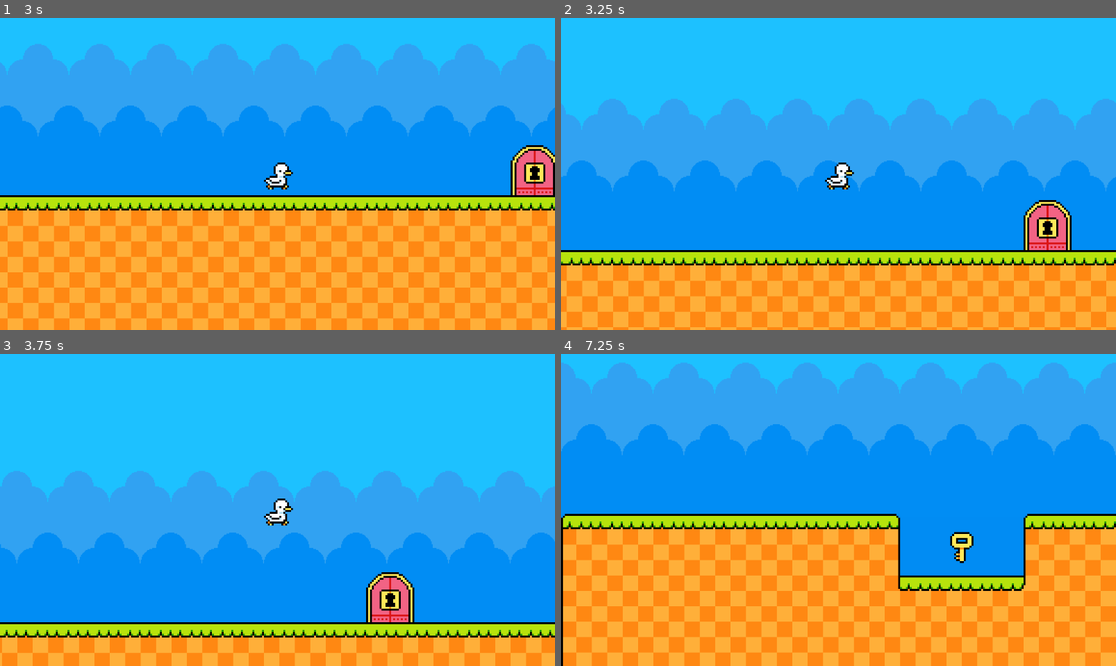
Above: before the commit, frames 1-4 (two rows, left to right).
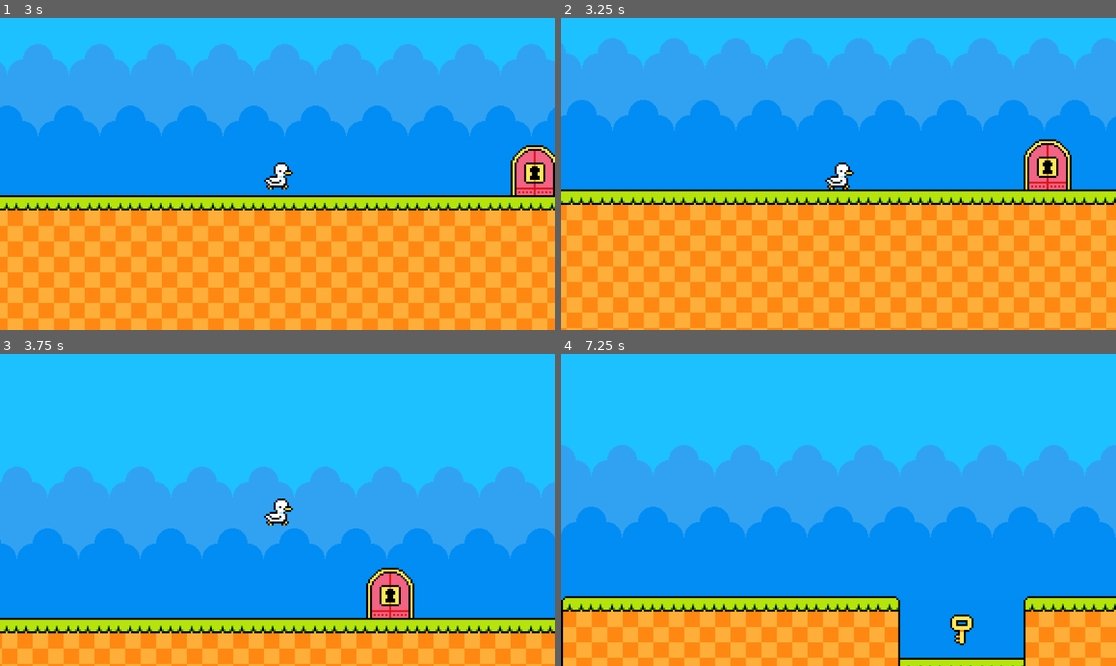
Above: after the commit, the same moments.

Repository: Juandbpimentel/ProjetosEstudo-GameDevClub
Game: Godot game, scene res://Scenes/world1.tscn
Two runs of this game, one before a commit and one after it. Both use one fixed random seed, a clock stepped at 60 frames per second and the inputs below.
Inputs:
- Up to frame 1 (3 s): tap Enter at 0.5 s; hold Space 0.53-1.28 s; hold Right (ui_right) 0.53-2.03 s; tap Space at 1.35, 1.52, 1.82, 2.85 s; hold Left (ui_left) 2.03-2.78 s; hold Space 2.03-2.78 s; hold Right (ui_right) from 2.78 s (still down)
- Up to frame 2 (3.25 s): keep holding Right (ui_right); tap Space at 3.02 s
- Up to frame 3 (3.75 s): keep holding Right (ui_right); tap Space at 3.32 s; hold Space from 3.53 s (still down)
- Up to frame 4 (7.25 s): release Right (ui_right) at 4.28 s; release Space at 4.28 s; hold Left (ui_left) 4.28-5.03 s; tap Space at 4.35, 4.52, 4.82, 5.85, 6.02, 6.32 s; hold Right (ui_right) 5.03-5.78 s; hold Space 5.03-5.78 s; hold Left (ui_left) from 5.78 s (still down); hold Space from 6.53 s (still down)

Frame 1 is identical in both runs. In frame 2, 63% of the frame differs, in the area x 0-100%, y 6-100%; in frame 3, 9.9%; in frame 4, 85%, in the area x 0-100%, y 2-100%.

Commit message:
fix - Correções no script de pulo do Player

Diff:
--- a/Scenes/door.tscn
+++ b/Scenes/door.tscn
@@ -6,8 +6,8 @@
 [sub_resource type="RectangleShape2D" id="RectangleShape2D_6qil0"]
 size = Vector2(25, 24)
 
-[sub_resource type="Animation" id="Animation_tw8u2"]
-resource_name = "close"
+[sub_resource type="Animation" id="Animation_beph0"]
+length = 0.001
 tracks/0/type = "value"
 tracks/0/imported = false
 tracks/0/enabled = true
@@ -21,8 +21,8 @@
 "values": [0]
 }
 
-[sub_resource type="Animation" id="Animation_beph0"]
-length = 0.001
+[sub_resource type="Animation" id="Animation_tw8u2"]
+resource_name = "close"
 tracks/0/type = "value"
 tracks/0/imported = false
 tracks/0/enabled = true
--- a/Scenes/player.tscn
+++ b/Scenes/player.tscn
@@ -19,23 +19,6 @@
 "transitions": PackedFloat32Array(1),
 "update": 1,
 "values": [0]
-}
-
-[sub_resource type="Animation" id="Animation_wsnim"]
-resource_name = "idle"
-length = 0.4
-loop_mode = 1
-tracks/0/type = "value"
-tracks/0/imported = false
-tracks/0/enabled = true
-tracks/0/path = NodePath("Sprite2D:frame")
-tracks/0/interp = 1
-tracks/0/loop_wrap = true
-tracks/0/keys = {
-"times": PackedFloat32Array(0, 0.2),
-"transitions": PackedFloat32Array(1, 1),
-"update": 1,
-"values": [0, 1]
 }
 
 [sub_resource type="Animation" id="Animation_j5g48"]
@@ -69,6 +52,23 @@
 "values": [1]
 }
 
+[sub_resource type="Animation" id="Animation_wsnim"]
+resource_name = "idle"
+length = 0.4
+loop_mode = 1
+tracks/0/type = "value"
+tracks/0/imported = false
+tracks/0/enabled = true
+tracks/0/path = NodePath("Sprite2D:frame")
+tracks/0/interp = 1
+tracks/0/loop_wrap = true
+tracks/0/keys = {
+"times": PackedFloat32Array(0, 0.2),
+"transitions": PackedFloat32Array(1, 1),
+"update": 1,
+"values": [0, 1]
+}
+
 [sub_resource type="AnimationLibrary" id="AnimationLibrary_amyjt"]
 _data = {
 "RESET": SubResource("Animation_jtouy"),
--- a/Scripts/player.gd
+++ b/Scripts/player.gd
@@ -24,13 +24,14 @@
 func jump_processing():
 	if !is_on_floor():
 		velocity.y += grav
+		jumping = true
 	else:
 		jumping = false
 		if (Input.is_key_pressed(KEY_SPACE) || Input.is_joy_button_pressed(0,JOY_BUTTON_B) || Input.is_key_pressed(KEY_UP)) && !jumpClick :
 			velocity.y -= jump_force
 			jumpClick = true
 			jumping = true
-	if !Input.is_key_pressed(KEY_SPACE) && !Input.is_joy_button_pressed(0,JOY_BUTTON_B) && !Input.is_key_pressed(KEY_UP) :
+	if !Input.is_key_pressed(KEY_SPACE) && !Input.is_joy_button_pressed(0,JOY_BUTTON_B) && !Input.is_key_pressed(KEY_UP) && is_on_floor():
 		jumpClick = false
 
 
